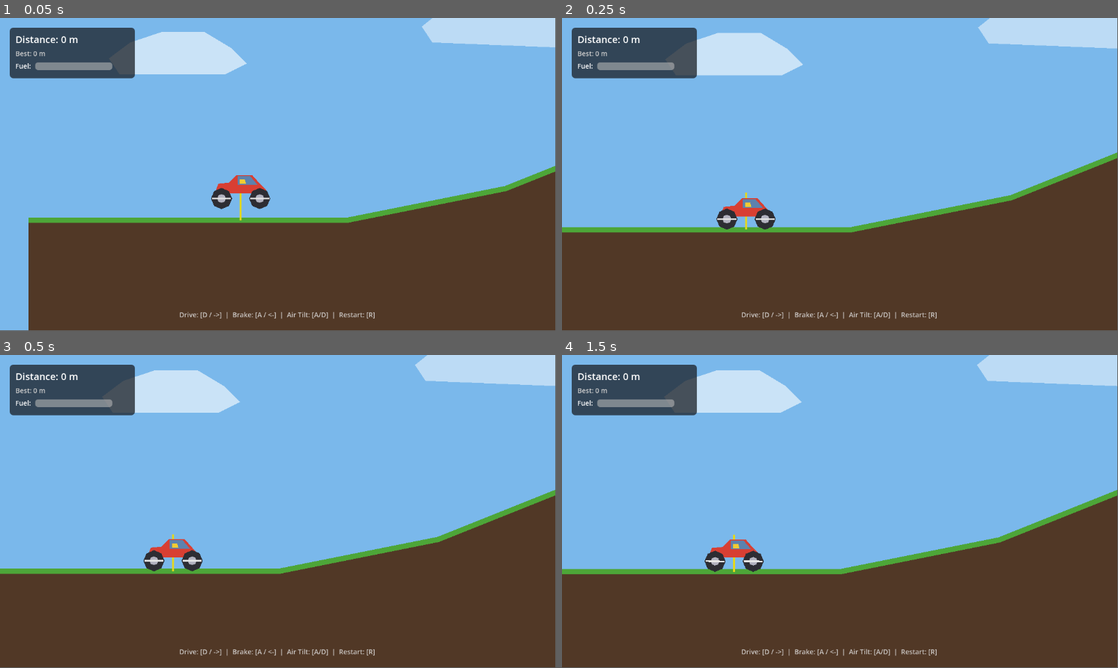
Above: before the commit, frames 1-4 (two rows, left to right).
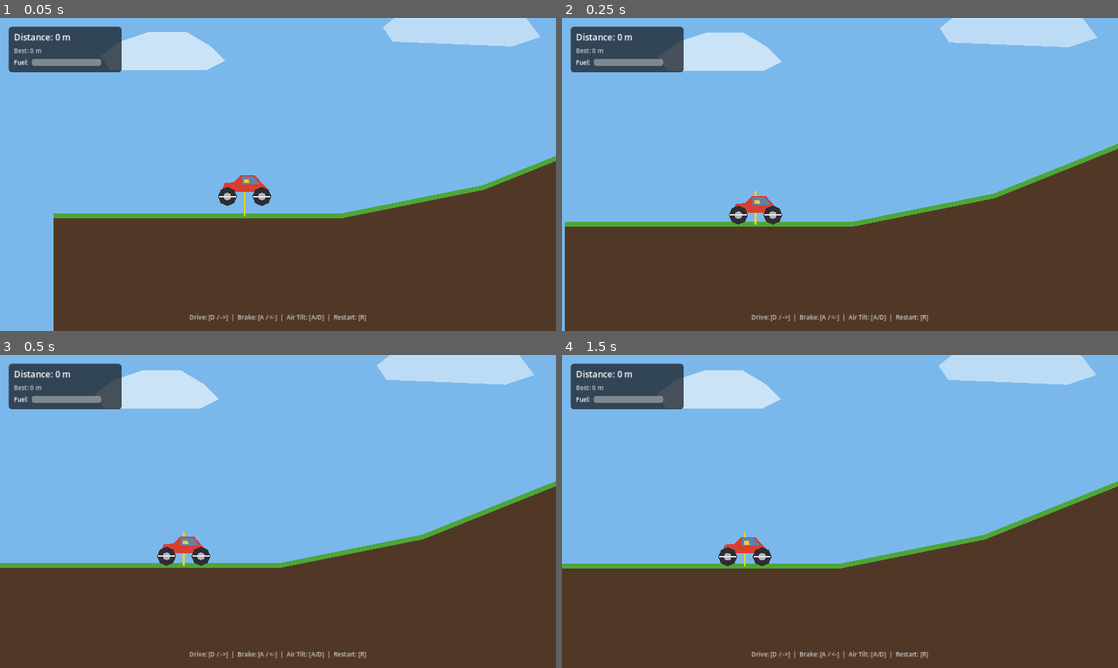
Above: after the commit, the same moments.

Repository: joelrokz2006-ops/hill-climb-2
Game: Godot game, scene res://scenes/main/Main.tscn
Same seed, same stepped clock (60 frames per second), same inputs: the game is played once before the commit and once after it. Before the commit the project has no main scene; this scene is started directly in both runs.
Inputs:
- Up to frame 1 (0.05 s): no input
- Up to frame 2 (0.25 s): no input
- Up to frame 3 (0.5 s): no input
- Up to frame 4 (1.5 s): hold D 0.53-1.28 s; tap P at 0.6, 1.35 s; tap Enter at 1.25 s; hold Left (brake_reverse) from 1.28 s (still down)
In our replay, the window is 799x449 before the commit and 800x450 after it. These sizes can differ from the game's own. Grey fills any space a smaller window leaves; there, only what the larger window draws over its background counts as a difference.

The runs differ from the first frame. In frame 1, 8.9% of the frame differs, in the area x 0-100%, y 0-100%; in frame 2, 8.4%; in frame 3, 8.3%; in frame 4, 8.2%.

Commit message:
fix: robust preload references and headless test verification

Diff:
--- a/project.godot
+++ b/project.godot
@@ -11,8 +11,54 @@
 [application]
 
 config/name="Hill Climb"
+run/main_scene="res://scenes/main/Main.tscn"
 config/features=PackedStringArray("4.3", "Mobile")
 config/icon="res://icon.svg"
+
+[display]
+
+window/size/viewport_width=1280
+window/size/viewport_height=720
+window/stretch/mode="canvas_items"
+window/stretch/aspect="expand"
+
+[input]
+
+accelerate={
+"deadzone": 0.5,
+"events": [Object(InputEventKey,"resource_local_to_scene":false,"resource_name":"","device":-1,"window_id":0,"alt_pressed":false,"shift_pressed":false,"ctrl_pressed":false,"meta_pressed":false,"pressed":false,"keycode":0,"physical_keycode":4194321,"key_label":0,"unicode":0,"location":0,"echo":false,"script":null)
+, Object(InputEventKey,"resource_local_to_scene":false,"resource_name":"","device":-1,"window_id":0,"alt_pressed":false,"shift_pressed":false,"ctrl_pressed":false,"meta_pressed":false,"pressed":false,"keycode":0,"physical_keycode":68,"key_label":0,"unicode":100,"location":0,"echo":false,"script":null)
+]
+}
+brake_reverse={
+"deadzone": 0.5,
+"events": [Object(InputEventKey,"resource_local_to_scene":false,"resource_name":"","device":-1,"window_id":0,"alt_pressed":false,"shift_pressed":false,"ctrl_pressed":false,"meta_pressed":false,"pressed":false,"keycode":0,"physical_keycode":4194319,"key_label":0,"unicode":0,"location":0,"echo":false,"script":null)
+, Object(InputEventKey,"resource_local_to_scene":false,"resource_name":"","device":-1,"window_id":0,"alt_pressed":false,"shift_pressed":false,"ctrl_pressed":false,"meta_pressed":false,"pressed":false,"keycode":0,"physical_keycode":65,"key_label":0,"unicode":97,"location":0,"echo":false,"script":null)
+]
+}
+tilt_left={
+"deadzone": 0.5,
+"events": [Object(InputEventKey,"resource_local_to_scene":false,"resource_name":"","device":-1,"window_id":0,"alt_pressed":false,"shift_pressed":false,"ctrl_pressed":false,"meta_pressed":false,"pressed":false,"keycode":0,"physical_keycode":4194319,"key_label":0,"unicode":0,"location":0,"echo":false,"script":null)
+, Object(InputEventKey,"resource_local_to_scene":false,"resource_name":"","device":-1,"window_id":0,"alt_pressed":false,"shift_pressed":false,"ctrl_pressed":false,"meta_pressed":false,"pressed":false,"keycode":0,"physical_keycode":65,"key_label":0,"unicode":97,"location":0,"echo":false,"script":null)
+]
+}
+tilt_right={
+"deadzone": 0.5,
+"events": [Object(InputEventKey,"resource_local_to_scene":false,"resource_name":"","device":-1,"window_id":0,"alt_pressed":false,"shift_pressed":false,"ctrl_pressed":false,"meta_pressed":false,"pressed":false,"keycode":0,"physical_keycode":4194321,"key_label":0,"unicode":0,"location":0,"echo":false,"script":null)
+, Object(InputEventKey,"resource_local_to_scene":false,"resource_name":"","device":-1,"window_id":0,"alt_pressed":false,"shift_pressed":false,"ctrl_pressed":false,"meta_pressed":false,"pressed":false,"keycode":0,"physical_keycode":68,"key_label":0,"unicode":100,"location":0,"echo":false,"script":null)
+]
+}
+restart={
+"deadzone": 0.5,
+"events": [Object(InputEventKey,"resource_local_to_scene":false,"resource_name":"","device":-1,"window_id":0,"alt_pressed":false,"shift_pressed":false,"ctrl_pressed":false,"meta_pressed":false,"pressed":false,"keycode":0,"physical_keycode":82,"key_label":0,"unicode":114,"location":0,"echo":false,"script":null)
+]
+}
+pause={
+"deadzone": 0.5,
+"events": [Object(InputEventKey,"resource_local_to_scene":false,"resource_name":"","device":-1,"window_id":0,"alt_pressed":false,"shift_pressed":false,"ctrl_pressed":false,"meta_pressed":false,"pressed":false,"keycode":0,"physical_keycode":4194305,"key_label":0,"unicode":0,"location":0,"echo":false,"script":null)
+, Object(InputEventKey,"resource_local_to_scene":false,"resource_name":"","device":-1,"window_id":0,"alt_pressed":false,"shift_pressed":false,"ctrl_pressed":false,"meta_pressed":false,"pressed":false,"keycode":0,"physical_keycode":80,"key_label":0,"unicode":112,"location":0,"echo":false,"script":null)
+]
+}
 
 [rendering]
 
--- a/scripts/core/Game.gd
+++ b/scripts/core/Game.gd
@@ -4,9 +4,11 @@
 ## GameScene: Integration hub bringing together Vehicle, Terrain, Camera, and HUD.
 ## Owns vehicle spawn positioning, distance metric tracking, and local scene resets.
 
+const GameManagerScript = preload("res://scripts/core/GameManager.gd")
+
 @export var spawn_position: Vector2 = Vector2(0.0, 370.0)
 
-@onready var game_manager: GameManager = $GameManager
+@onready var game_manager = $GameManager
 @onready var terrain_slot: Node2D = $TerrainSlot
 @onready var vehicle_slot: Node2D = $VehicleSlot
 @onready var follow_camera: Camera2D = $FollowCamera
@@ -58,7 +60,7 @@
 	if not is_instance_valid(vehicle) or not is_instance_valid(game_manager):
 		return
 
-	if game_manager.current_state == GameManager.RunState.PLAYING:
+	if game_manager.current_state == GameManagerScript.RunState.PLAYING:
 		# Distance in meters (100 pixels = 1 meter)
 		var dist_meters: float = maxf(0.0, (vehicle.global_position.x - start_x) / 100.0)
 		game_manager.update_distance(dist_meters)
--- a/scripts/ui/HUDController.gd
+++ b/scripts/ui/HUDController.gd
@@ -10,13 +10,13 @@
 @onready var message_banner: PanelContainer = %MessageBanner
 @onready var message_label: Label = %MessageLabel
 
-var game_manager_ref: GameManager
+var game_manager_ref: Node
 
 func _ready() -> void:
 	if message_banner:
 		message_banner.visible = false
 
-func bind_game_manager(gm: GameManager) -> void:
+func bind_game_manager(gm: Node) -> void:
 	game_manager_ref = gm
 	if not is_instance_valid(gm):
 		return
--- a/tests/test_game_loop.gd
+++ b/tests/test_game_loop.gd
@@ -18,22 +18,22 @@
 	assert(game != null, "Game node must be instantiated inside SceneContainer")
 	print("✓ Main.tscn loaded and instantiated Game into SceneContainer")
 
-	var gm: GameManager = game.get_node_or_null("GameManager")
+	var gm = game.get_node_or_null("GameManager")
 	assert(gm != null, "GameManager node must exist in Game scene")
-	assert(gm.current_state == GameManager.RunState.PLAYING, "GameManager should be in PLAYING state")
+	assert(gm.current_state == 1, "GameManager should be in PLAYING state")
 	print("✓ GameManager active in PLAYING state")
 
-	var vehicle: VehicleController = game.vehicle
+	var vehicle = game.vehicle
 	assert(vehicle != null, "Vehicle reference must be valid in Game scene")
 	var initial_x: float = vehicle.global_position.x
 	print("✓ Vehicle resolved: initial position x = %f, y = %f" % [initial_x, vehicle.global_position.y])
 
-	var camera: Camera2D = game.follow_camera
+	var camera = game.follow_camera
 	assert(camera != null, "FollowCamera must exist")
 	assert(camera.get("target") == vehicle, "FollowCamera target must be Vehicle")
 	print("✓ FollowCamera targeting Vehicle")
 
-	var hud: HUDController = game.hud
+	var hud = game.hud
 	assert(hud != null, "HUD node must exist in Game scene")
 	print("✓ HUD wired and listening to game events")
 
